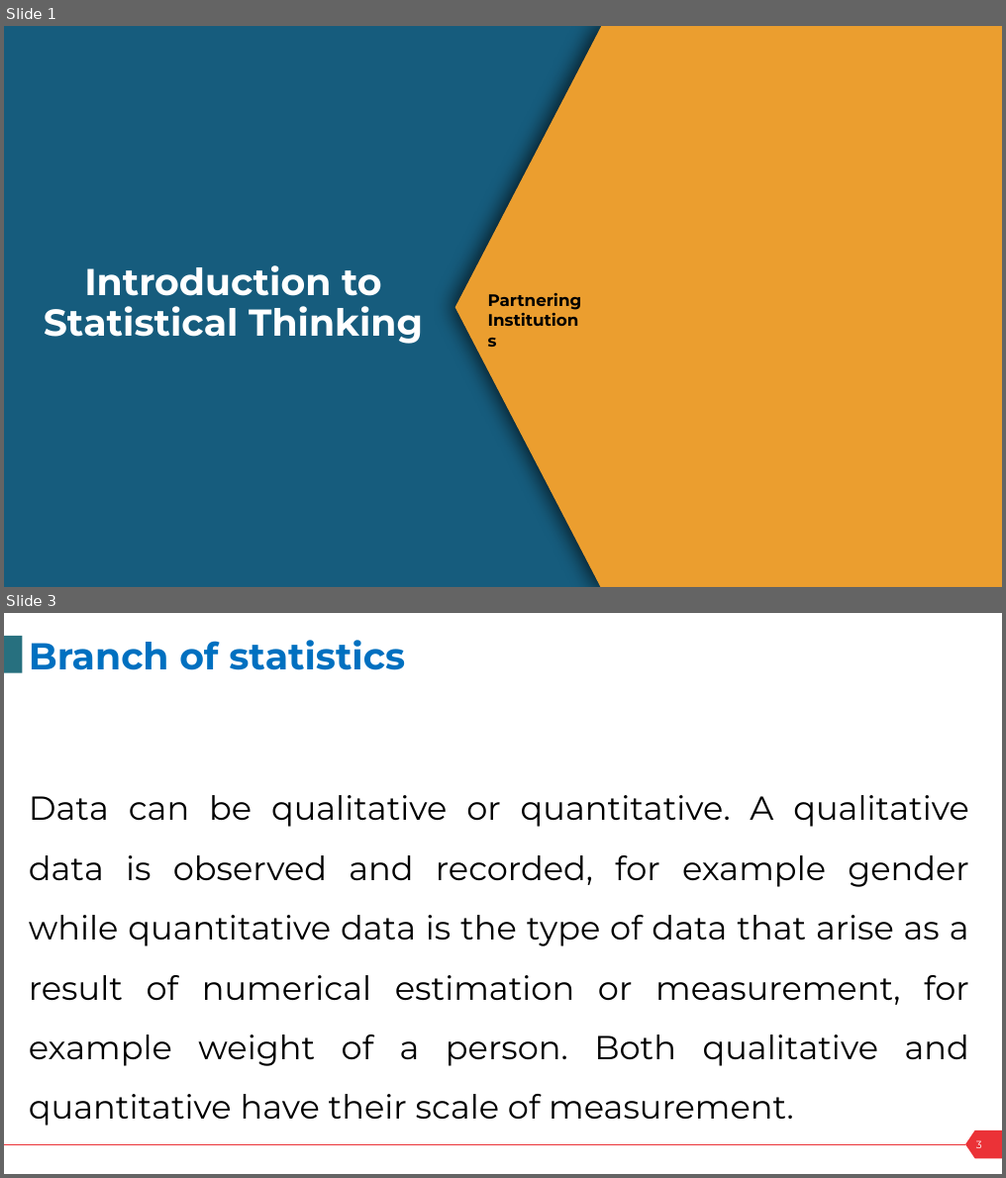
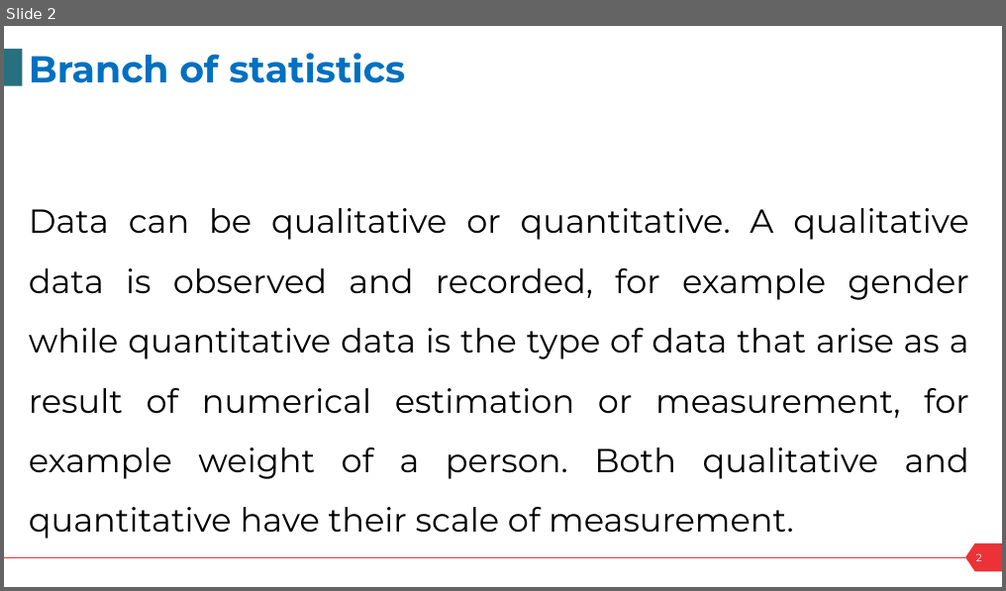
Before and after one commit to tauniversity/TAU-Data-Science-Training, a slide deck: Data Science resources/Introduction to Machine Learning/Slides/Slide Unit 1/3. Scale of measurement.pptx. Shown one above the other, each under a label of ours: slides 1 and 3 before the commit, slide 2 after it; the slides between them are not shown. The pictures are 1006x1178 and 1006x591 pixels, drawn with LibreOffice and Linux fonts; fonts in the diff are those of the drawing; background and template pictures are left out. Boxes give left, top, right and bottom in pixels: in the first picture for what was removed or moved away, otherwise in the second. Text is boxed around its words. In the diff, an @@ line names an element or a change of style, - is before the commit and + after.

```diff
--- a/Data Science resources/Introduction to Machine Learning/Slides/Slide Unit 1/3. Scale of measurement.pptx
+++ b/Data Science resources/Introduction to Machine Learning/Slides/Slide Unit 1/3. Scale of measurement.pptx
@@ slide 1 removed at [4, 26, 1002, 587], background #FFFFFF; not listed: 3 template elements that a slide beside it also shows @@
@@ rectangle removed at [4, 26, 1002, 587] @@
@@ pentagon arrow removed at [455, 26, 1002, 587] @@
@@ text removed at [44, 266, 423, 344] @@
-Introduction to Statistical Thinking
@@ text removed at [488, 293, 582, 310] @@
-Partnering
-Institutions
@@ what was slide 3 is now slide 2 @@
@@ page number at [976, 554, 982, 562]: text changed @@
-3
+2
```
Also in this commit, not shown: 1 slide changed.
